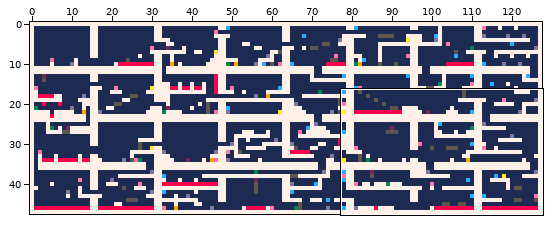
Edited in one commit: pixel-art file (assets/level-layout.aseprite). The first picture is a wide view before the edit; the outline marks the close-up.
Close-up. As it was:
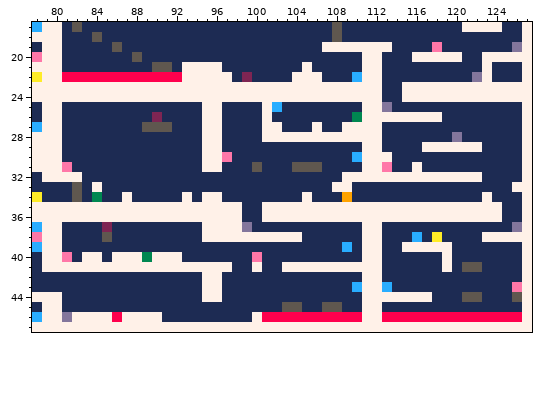
128x48 pixels, 1 frame. Shown: x 78..127, y 17..47. The commit also changed other parts of the picture, which this record leaves out.
Once edited:
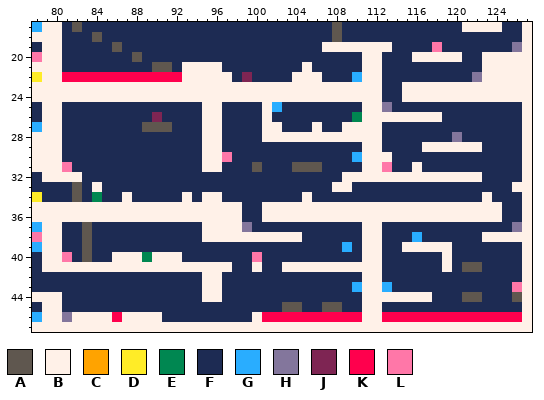
Palette (. is transparent): A #5f574f  B #fff1e8  C #ffa300  D #ffec27  E #008751  F #1d2b53  G #29adff  H #83769c  J #7e2553  K #ff004d  L #ff77a8
What changed:
Changed rows in their new state; - is an unchanged pixel.
first column x 124:
21 BBB
22 BBB
first column x 83:
34 --------------------------F---------
37 A-F---------------------------------
38 A-F--------------------------------F
39 A-----------------------------------
40 AF----------------------------------
Pixel boxes of the changes (left, top, right, bottom) in both close-ups:
changed: (492, 62, 522, 82)
changed: (342, 192, 352, 202)
changed: (82, 222, 112, 262)
changed: (432, 232, 442, 242)
